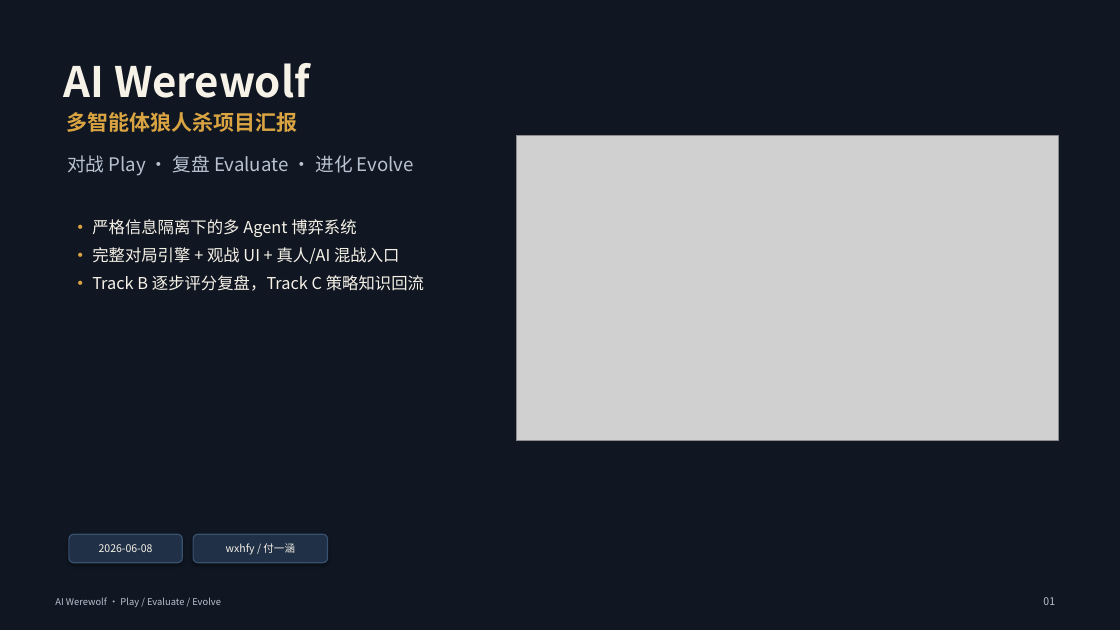
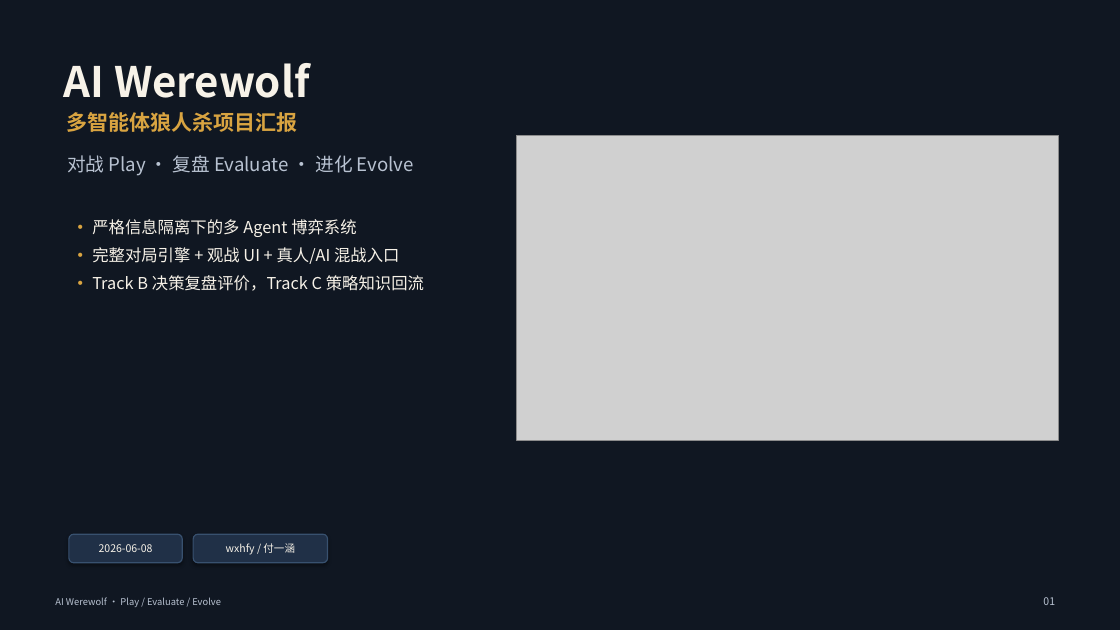
Before and after one commit to wxhfy/AIwerewolf, a slide deck: slide 1 of docs/presentations/AI_Werewolf_Project_Report.pptx. Drawn at 1120x630 pixels with LibreOffice and Linux fonts; fonts in the diff are those of the drawing; grey boxes stand for pictures. Boxes give left, top, right and bottom in pixels: in the first picture for what was removed or moved away, otherwise in the second. Text is boxed around its words. In the diff, an @@ line names an element or a change of style, - is before the commit and + after.

```diff
--- a/docs/presentations/AI_Werewolf_Project_Report.pptx
+++ b/docs/presentations/AI_Werewolf_Project_Report.pptx
@@ text at box(92, 275, 424, 291): text changed @@
-• Track B 逐步评分复盘，Track C 策略知识回流
+• Track B 决策复盘评价，Track C 策略知识回流
```
Also in this commit, not shown: 8 other slides changed, 33 other files.
